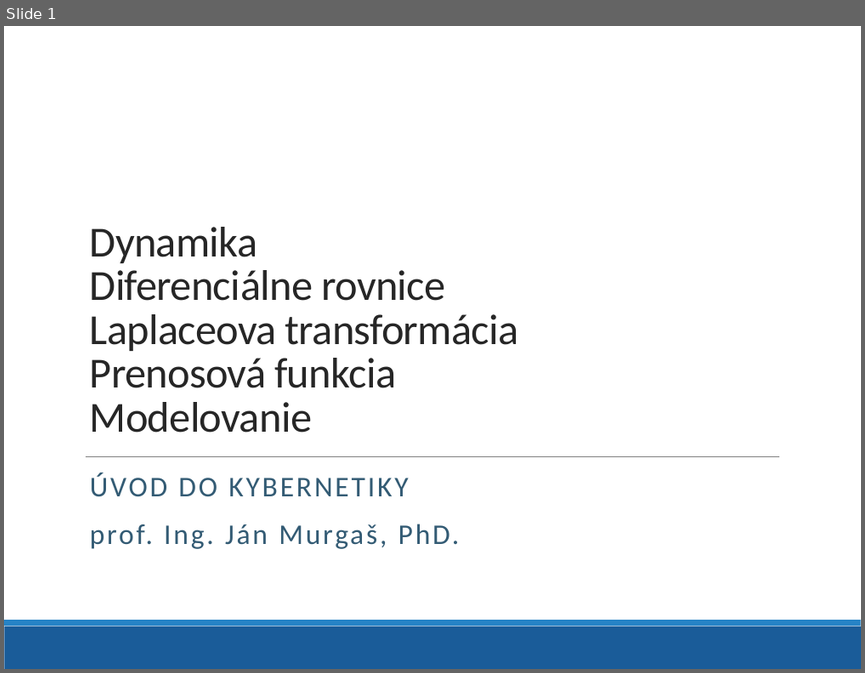
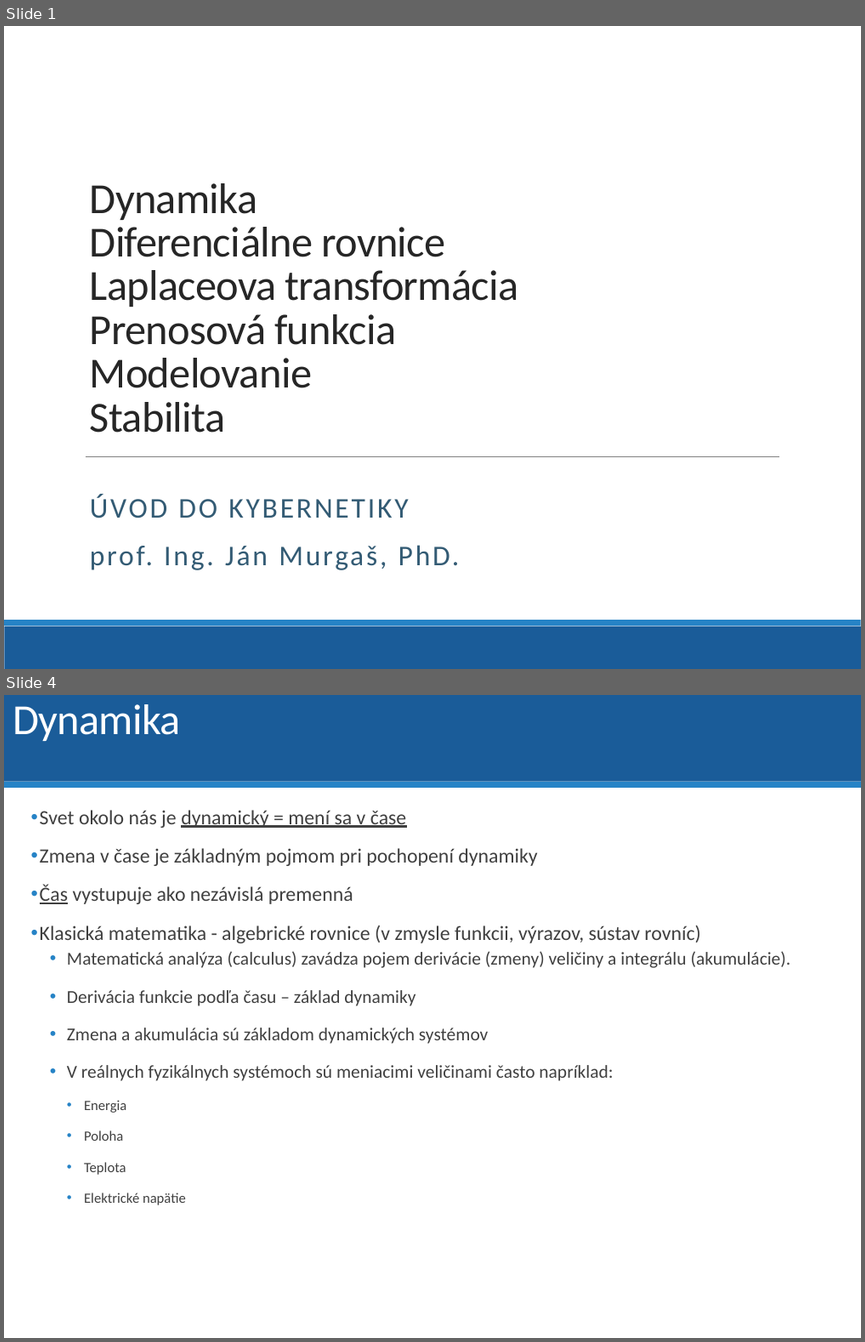
Before and after one commit to dodekm/TeamProjektKybernetika, a slide deck: Nove prednasky/P01_dynamika_dif_rovnice_LPT_prenosova_funkcia_modelovanie.pptx. Shown one above the other, each under a label of ours: slide 1 before the commit, slides 1 and 4 after it; the slides between them are not shown. The pictures are 865x673 and 865x1342 pixels, drawn with LibreOffice and Linux fonts; fonts in the diff are those of the drawing; background and template pictures are left out. Boxes give left, top, right and bottom in pixels: in the first picture for what was removed or moved away, otherwise in the second. Text is boxed around its words. In the diff, an @@ line names an element or a change of style, - is before the commit and + after.

```diff
--- a/Nove prednasky/P01_dynamika_dif_rovnice_LPT_prenosova_funkcia_modelovanie.pptx
+++ b/Nove prednasky/P01_dynamika_dif_rovnice_LPT_prenosova_funkcia_modelovanie.pptx
@@ slide 4 added at bbox=[4, 695, 861, 1338], background #FFFFFF @@
@@ rectangle added at bbox=[4, 695, 861, 782], fill #1A5C99 @@
@@ title added at bbox=[12, 704, 181, 741], 36 pt, text #FFFFFF @@
+Dynamika
@@ rectangle added at bbox=[4, 782, 861, 788], fill #2683C6 @@
@@ text added at bbox=[40, 810, 791, 1205], 15.3 pt, text #404040 @@
+• Svet okolo nás je dynamický = mení sa v čase
+• Zmena v čase je základným pojmom pri pochopení dynamiky
+• Čas vystupuje ako nezávislá premenná
+• Klasická matematika - algebrické rovnice (v zmysle funkcii, výrazov, sústav rovníc)
+  • Matematická analýza (calculus) zavádza pojem derivácie (zmeny) veličiny a integrálu (akumulácie).
+  • Derivácia funkcie podľa času – základ dynamiky
+  • Zmena a akumulácia sú základom dynamických systémov
+  • V reálnych fyzikálnych systémoch sú meniacimi veličinami často napríklad:
+    • Energia
+    • Poloha
+    • Teplota
+    • Elektrické napätie
@@ slide 1 changed as well @@
@@ title at bbox=[90, 183, 519, 432]: text changed @@
-Dynamika
-Diferenciálne rovnice
-Laplaceova transformácia
-Prenosová funkcia
-Modelovanie
+Dynamika
+Diferenciálne rovnice
+Laplaceova transformácia
+Prenosová funkcia
+Modelovanie
+Stabilita
@@ subtitle "ÚVOD DO KYBERNETIKY": place and size @@
-subtitle "ÚVOD DO KYBERNETIKY" at bbox=[90, 473, 460, 549]
+subtitle "ÚVOD DO KYBERNETIKY" at bbox=[90, 494, 460, 570]
```
Also in this commit, not shown: 39 other slides added, 5 slides removed, 2 other files.
